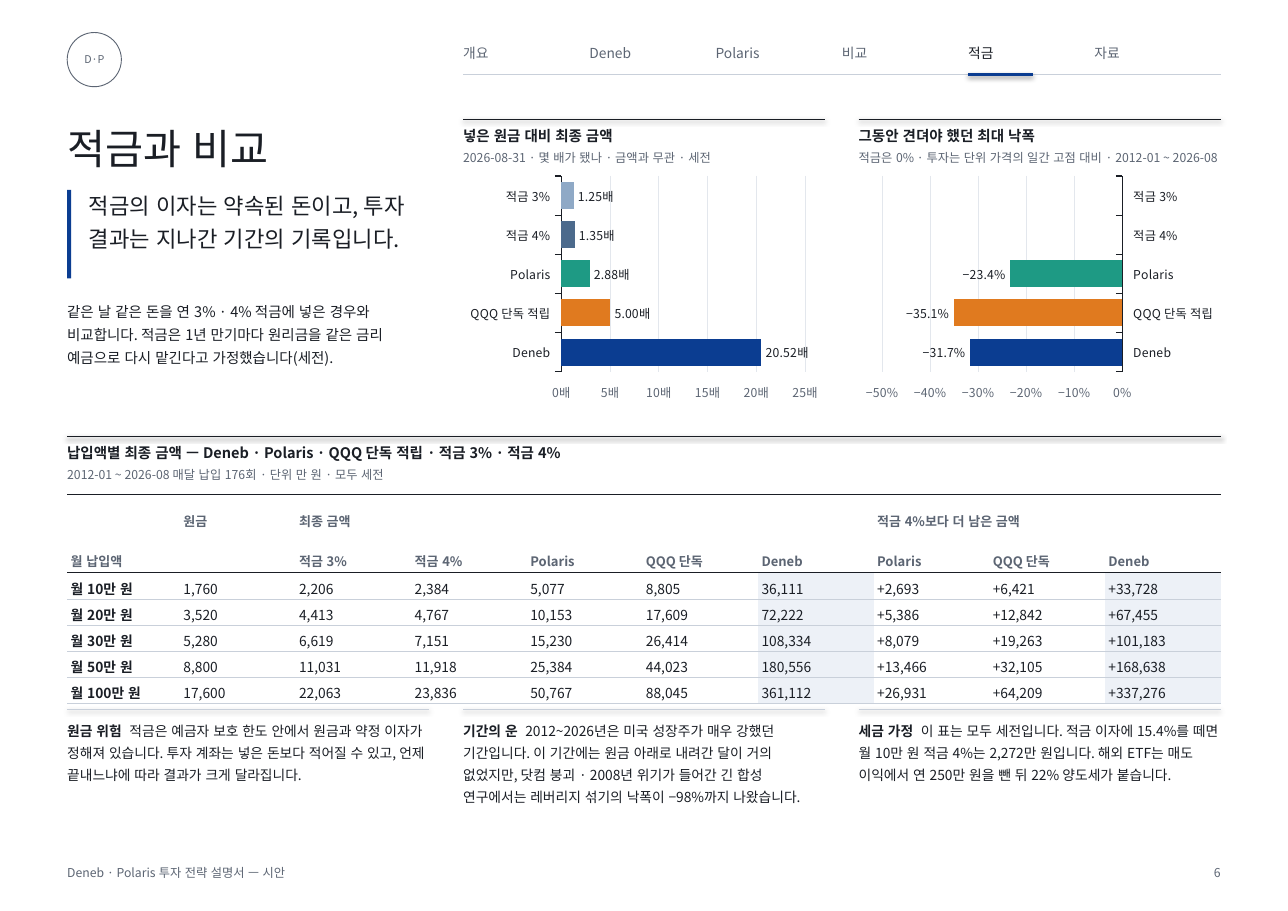
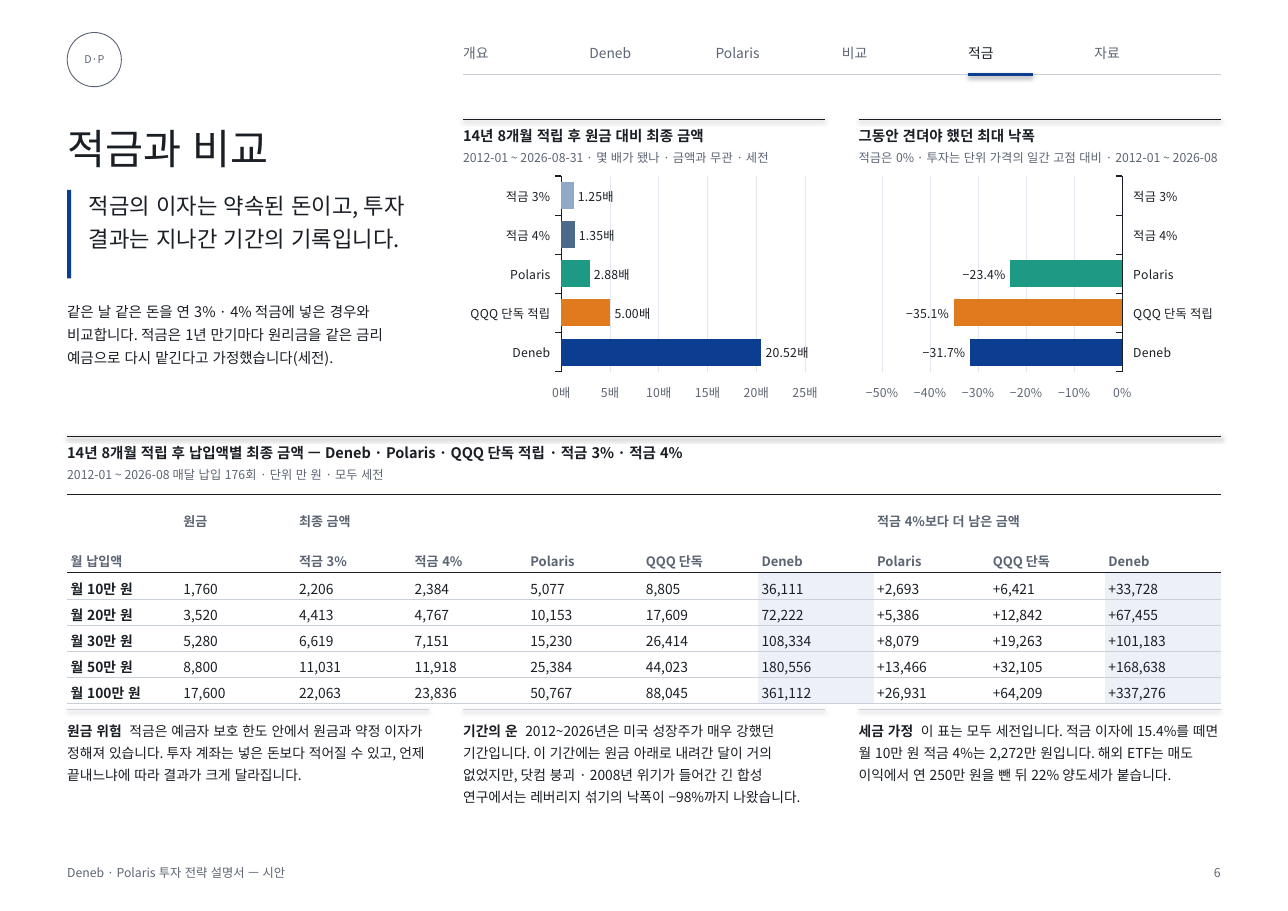
Before and after one commit to seoloo/Market_Data_Platform, a slide deck: slide 6 of reports/deneb_polaris_report_20261017/blue_manual/Deneb_Polaris_설명서_파랑_시안6쪽.pptx. Drawn at 1288x911 pixels with LibreOffice and Linux fonts; fonts in the diff are those of the drawing. Boxes give left, top, right and bottom in pixels: in the first picture for what was removed or moved away, otherwise in the second. Text is boxed around its words. In the diff, an @@ line names an element or a change of style, - is before the commit and + after.

Commit message:
docs: 파란 설명서 시안 — 최종 평가액마다 '14년 8개월(2012-01~2026-08, 176회) 적립 후' 기간 표시, 4쪽 표에 적립 기간 열

```diff
--- a/reports/deneb_polaris_report_20261017/blue_manual/Deneb_Polaris_설명서_파랑_시안6쪽.pptx
+++ b/reports/deneb_polaris_report_20261017/blue_manual/Deneb_Polaris_설명서_파랑_시안6쪽.pptx
@@ text at (463, 128, 704, 143): text changed @@
-넣은 원금 대비 최종 금액
+14년 8개월 적립 후 원금 대비 최종 금액
@@ text at (463, 152, 769, 163): text changed @@
-2026-08-31 · 몇 배가 됐나 · 금액과 무관 · 세전
+2012-01 ~ 2026-08-31 · 몇 배가 됐나 · 금액과 무관 · 세전
@@ text at (67, 446, 683, 461): text changed @@
-납입액별 최종 금액 — Deneb · Polaris · QQQ 단독 적립 · 적금 3% · 적금 4%
+14년 8개월 적립 후 납입액별 최종 금액 — Deneb · Polaris · QQQ 단독 적립 · 적금 3% · 적금 4%
```
Also in this commit, not shown: 4 other slides changed, 7 other files.
